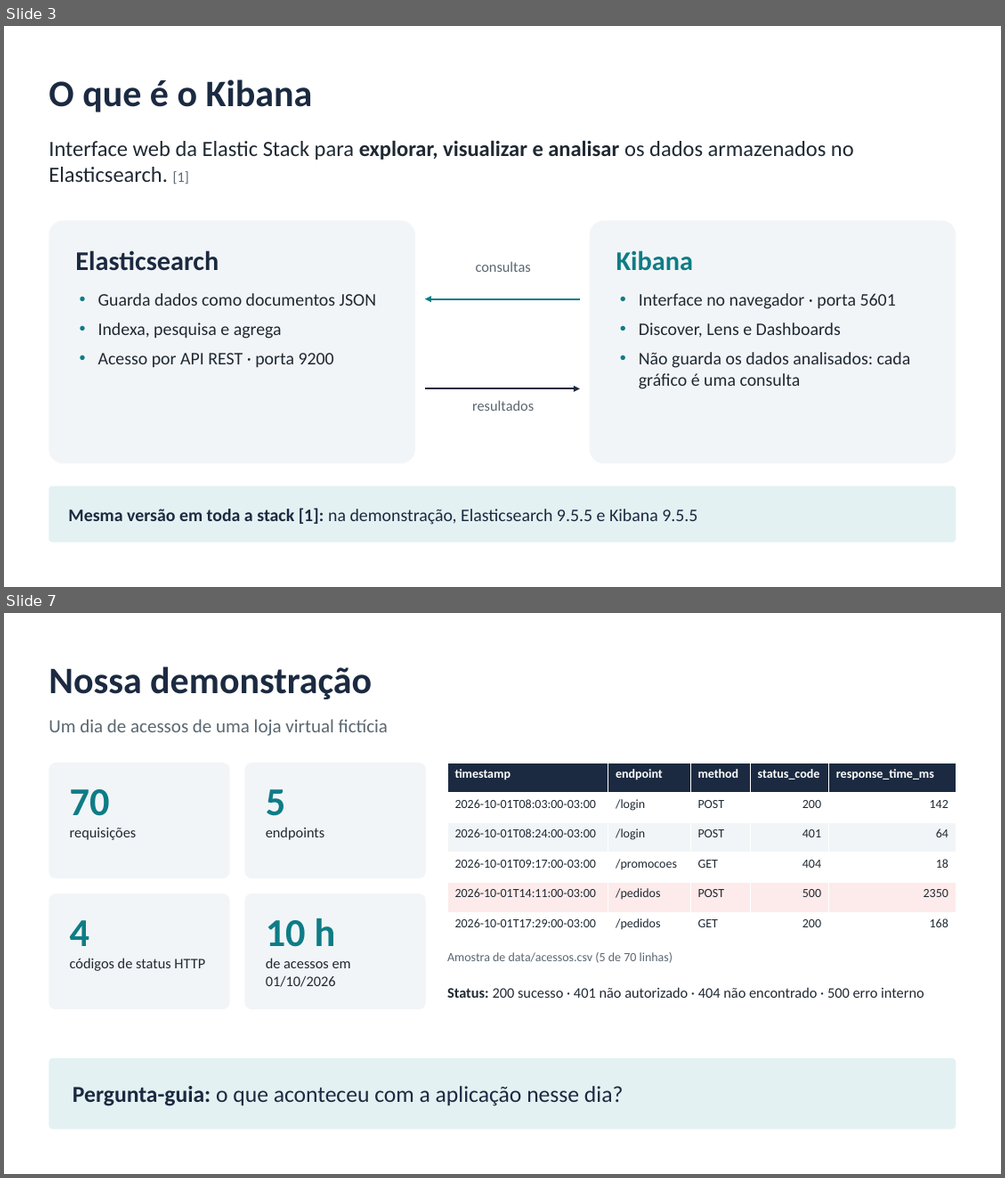
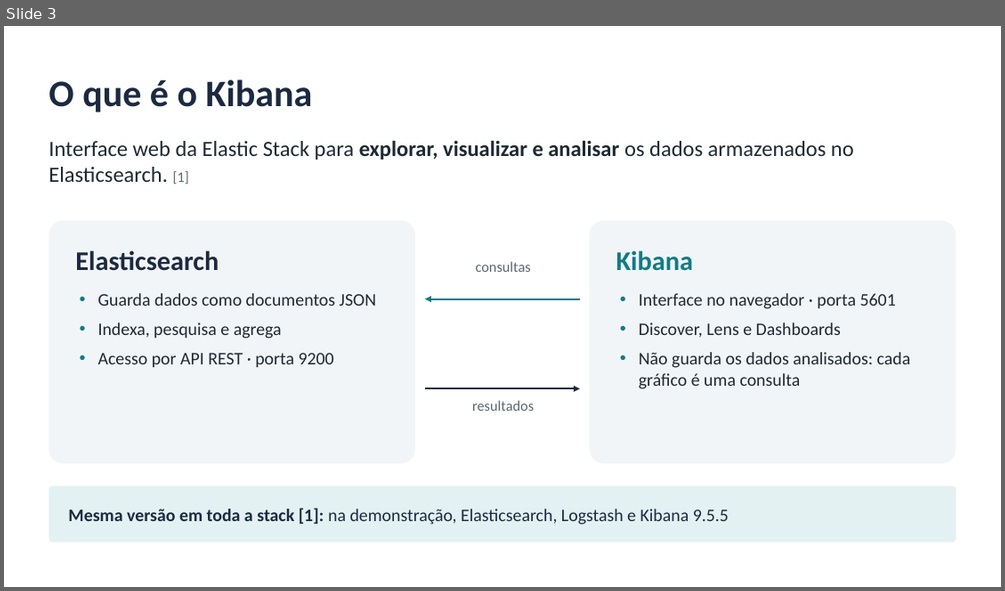
Before and after one commit to LuidyOn/Seminario_Kibana, a slide deck: slides/seminario_kibana.pptx. Shown one above the other, each under a label of ours: slides 3 and 7 before the commit, slide 3 after it; the slides between them are not shown. The pictures are 1005x1178 and 1005x591 pixels, drawn with LibreOffice and Linux fonts; fonts in the diff are those of the drawing. Boxes give left, top, right and bottom in pixels: in the first picture for what was removed or moved away, otherwise in the second. Text is boxed around its words. In the diff, an @@ line names an element or a change of style, - is before the commit and + after.

Commit message:
Atualiza documentação e slides para a demonstração com eventos reais
- README, conteúdo do seminário, roteiros e referências passam a
  descrever o fluxo Windows -> coletor -> Logstash -> Elasticsearch ->
  Kibana, com o que é e o que não é coletado
- Roteiro da demonstração com checklist de primeira validação no
  computador da apresentação, diagnóstico e contingência
- Apresentação regenerada: 12 slides editáveis, só com formas nativas,
  sem imagens nem dados reais

Os arquivos da demonstração anterior, com dados fictícios, permanecem
no repositório até a validação completa do novo fluxo.

```diff
--- a/slides/seminario_kibana.pptx
+++ b/slides/seminario_kibana.pptx
@@ slide 7 removed at bbox=[4, 613, 1001, 1174], background #FFFFFF @@
@@ title removed at bbox=[48, 666, 372, 699] @@
-Nossa demonstração
@@ text removed at bbox=[48, 719, 388, 736] @@
-Um dia de acessos de uma loja virtual fictícia
@@ rounded rectangle removed at bbox=[48, 763, 230, 878] @@
-70
-requisições
@@ rounded rectangle removed at bbox=[245, 763, 426, 878] @@
-5
-endpoints
@@ table removed at bbox=[447, 763, 956, 942], 6 rows, 5 columns @@
-timestamp | endpoint | method | status_code | response_time_ms
-2026-10-01T08:03:00-03:00 | /login | POST | 200 | 142
-2026-10-01T08:24:00-03:00 | /login | POST | 401 | 64
-2026-10-01T09:17:00-03:00 | /promocoes | GET | 404 | 18
-2026-10-01T14:11:00-03:00 | /pedidos | POST | 500 | 2350
-2026-10-01T17:29:00-03:00 | /pedidos | GET | 200 | 168
@@ rounded rectangle removed at bbox=[48, 893, 230, 1009] @@
-4
-códigos de status HTTP
@@ rounded rectangle removed at bbox=[245, 893, 426, 1009] @@
-10 h
-de acessos em 01/10/2026
@@ text removed at bbox=[447, 952, 672, 963] @@
-Amostra de data/acessos.csv (5 de 70 linhas)
@@ text removed at bbox=[447, 987, 924, 997] @@
-Status: 200 sucesso · 401 não autorizado · 404 não encontrado · 500 erro interno
@@ rounded rectangle removed at bbox=[48, 1058, 956, 1129] @@
-Pergunta-guia: o que aconteceu com a aplicação nesse dia?
@@ slide 3 changed as well @@
@@ text in rounded rectangle at bbox=[68, 507, 728, 524]: text changed @@
-Mesma versão em toda a stack [1]: na demonstração, Elasticsearch 9.5.5 e Kibana 9.5.5
+Mesma versão em toda a stack [1]: na demonstração, Elasticsearch, Logstash e Kibana 9.5.5
```
Also in this commit, not shown: 6 other slides changed, 5 slides added, 4 other slides removed, 6 other files.
